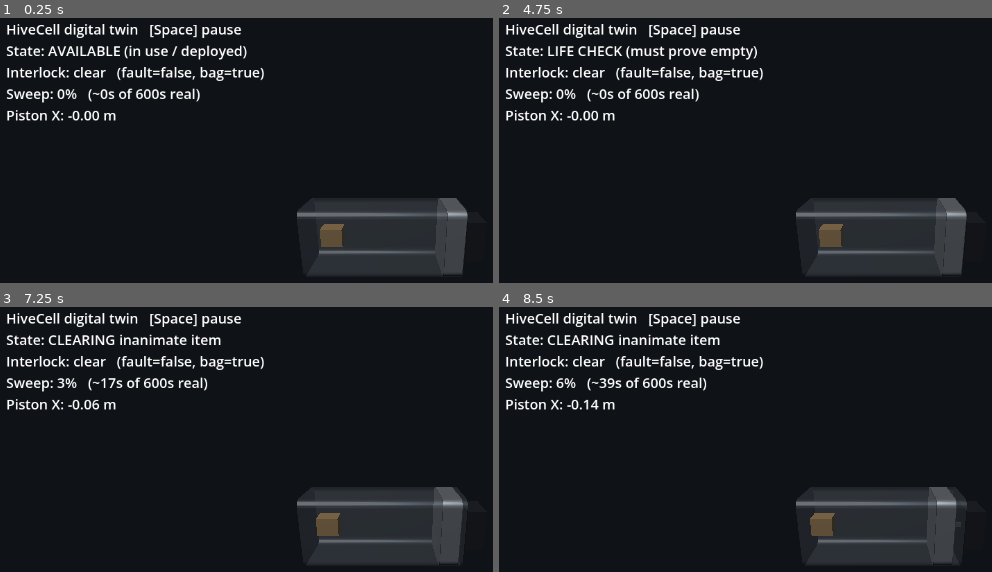
Above: before the commit, frames 1-4 (two rows, left to right).
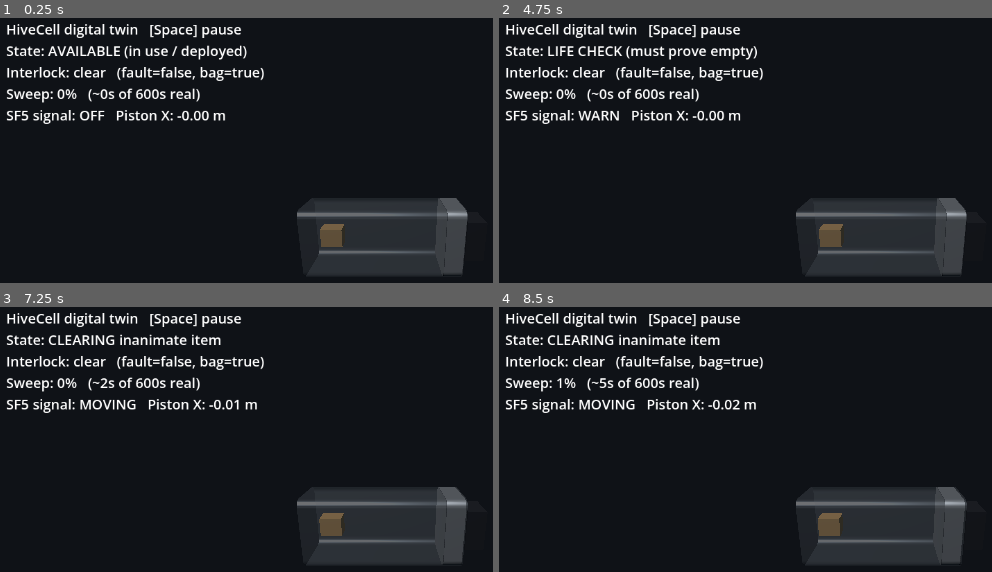
Above: after the commit, the same moments.

Repository: StrayEddy/HiveCell
Game: Godot game, scene res://main.tscn
The game is run twice, just before and just after one commit, with the same random seed, the same clock (stepped at 60 frames per second) and the same inputs. This scene is started directly instead of the project's main scene.
Inputs:
- Up to frame 1 (0.25 s): no input
- Up to frame 2 (4.75 s): tap Enter at 0.5, 2, 3.5 s; tap Space at 0.77, 1.25, 1.52, 2.75, 3.02, 3.77, 4.25, 4.52 s
- Up to frame 3 (7.25 s): tap Space at 6.02, 6.77 s
- Up to frame 4 (8.5 s): tap Space at 7.52 s

The runs differ from the first frame. In frame 1, 1.0% of the frame differs, in the area x 1-46%, y 34-40%; in frame 2, 1.0%; in frame 3, 1.9%; in frame 4, 2.3%, in the area x 1-95%, y 26-98%.

Commit message:
SF5: soft motion profile + signalling, modelled in the twin
Spec + model the last untouched safety function (defense-in-depth):
- soft_profile.gd: SF5 velocity profile -- soft-start, cruise, soft-stop, and a
  speed-limited FINAL APPROACH near the flush/mouth end (eases the mouth-lip
  pinch H8). Pure + headless-testable; time-scaled so the sweep still takes the
  requested duration whatever the shape.
- safety_interlock.gd: CLEARING and REDEPLOY now advance through the soft profile
  instead of linearly; adds signal_level() (OFF/WARN/MOVING) for SF5 signalling.
- physics_demo.gd / digital_twin.gd: render a warning beacon (green idle, amber
  warn, red blinking while moving) + HUD signal line.
- tests/test_soft_profile.gd: checks shape (start/stop < cruise, approach
  speed-limited), monotonicity, completion, timing. run_selftest.sh now runs all
  tests/*.gd (both gate every push).

Docs: SF5 -> [sim] in SAFETY.md (+ implementation note; H5/H8 further eased) and
the README status table.

Co-Authored-By: Claude Opus 4.8 <noreply@anthropic.com>

Diff:
--- a/godot/digital_twin.gd
+++ b/godot/digital_twin.gd
@@ -202,8 +202,9 @@
 		SafetyInterlock.State.BLOCKED_OCCUPIED: "BLOCKED: life detected -> alert human",
 	}
 	var verdict := ("OCCUPIED" if il.life_present() else "clear")
+	var sig = ["OFF", "WARN", "MOVING"][il.signal_level()]
 	var real_elapsed := int(round(progress * retract_real))
-	label.text = "HiveCell digital twin   [Space] pause\nState: %s\nInterlock: %s   (fault=%s, bag=%s)\nSweep: %d%%   (~%ds of %ds real)\nPiston X: %+.2f m" % [
+	label.text = "HiveCell digital twin   [Space] pause\nState: %s\nInterlock: %s   (fault=%s, bag=%s)\nSweep: %d%%   (~%ds of %ds real)\nSF5 signal: %s   Piston X: %+.2f m" % [
 		names[il.state], verdict, str(sensor_fault), str(bag_present),
-		int(round(progress * 100.0)), real_elapsed, int(retract_real), piston.position.x
+		int(round(progress * 100.0)), real_elapsed, int(retract_real), sig, piston.position.x
 	]
--- a/godot/physics_demo.gd
+++ b/godot/physics_demo.gd
@@ -32,6 +32,8 @@
 var person: Node3D = null
 var title_label: Label
 var status_label: Label
+var beacon: MeshInstance3D            ## SF5 signalling light
+var beacon_mat: StandardMaterial3D
 
 var scenarios := [
 	{"title": "1 · EMPTY POD — no one, nothing inside", "things": 0,  "person": false, "intrude": false},
@@ -154,6 +156,18 @@
 	_static_box(Vector3(3.2, 0.2, 2.6), Vector3(mouth_x - 1.4, floor_y - 0.5, 0.0),
 		_mat(Color(0.16, 0.17, 0.20)))
 
+	# SF5 signalling beacon above the mouth: warns before + during motion.
+	var bm := SphereMesh.new()
+	bm.radius = 0.12
+	bm.height = 0.24
+	beacon = MeshInstance3D.new()
+	beacon.mesh = bm
+	beacon_mat = StandardMaterial3D.new()
+	beacon_mat.emission_enabled = true
+	beacon.material_override = beacon_mat
+	beacon.position = Vector3(mouth_x - 0.25, 0.95, 0.0)
+	add_child(beacon)
+
 	# Lights + environment.
 	var sun := DirectionalLight3D.new()
 	sun.rotation_degrees = Vector3(-62, -28, 0)
@@ -334,10 +348,29 @@
 	if il.state == SafetyInterlock.State.CLEARING or il.state == SafetyInterlock.State.REDEPLOY:
 		saw_motion = true
 	_place_piston()
+	_update_beacon()
 	_update_hud()
 
 	if _scenario_done() and scn_time > 2.0:
 		_start_scenario((scn + 1) % scenarios.size())
+
+
+func _update_beacon() -> void:
+	# SF5: green idle, amber warning (about to move / blocked), red while moving.
+	var lvl := il.signal_level()
+	var col := Color(0.2, 0.6, 0.25)
+	var rate := 0.0
+	if lvl == SafetyInterlock.SignalLevel.WARN:
+		col = Color(1.0, 0.7, 0.1); rate = 2.5
+	elif lvl == SafetyInterlock.SignalLevel.MOVING:
+		col = Color(1.0, 0.3, 0.1); rate = 7.0
+	var energy := 0.35
+	if rate > 0.0:
+		var t := Time.get_ticks_msec() / 1000.0
+		energy = 0.6 + 2.4 * (0.5 + 0.5 * sin(t * rate * TAU))   # blink
+	beacon_mat.albedo_color = col
+	beacon_mat.emission = col
+	beacon_mat.emission_energy_multiplier = energy
 
 
 func _update_hud() -> void:
@@ -355,7 +388,8 @@
 	title_label.add_theme_color_override("font_color",
 		Color(1, 0.5, 0.45) if (life or over) else Color(0.6, 1, 0.7))
 	var force_note := "  !! OVER LIMIT -> STOP & REVERSE" if over else ""
-	status_label.text = "Interlock: %s\nSF1 life: %s    Sweep: %d%%\nSF2 force: %d N / %d N cap%s" % [
+	var sig = ["OFF", "WARN", "MOVING"][il.signal_level()]
+	status_label.text = "Interlock: %s\nSF1 life: %s    Sweep: %d%%\nSF2 force: %d N / %d N cap%s\nSF5 signal: %s" % [
 		names[il.state], ("DETECTED" if life else "clear"), int(round(il.progress * 100.0)),
-		int(round(drive_load)), int(SAFE_CONTACT_N), force_note
+		int(round(drive_load)), int(SAFE_CONTACT_N), force_note, sig
 	]
--- a/godot/safety_interlock.gd
+++ b/godot/safety_interlock.gd
@@ -11,6 +11,9 @@
 ## back to the safe deployed position.
 
 enum State { AVAILABLE, LIFE_CHECK, CLEARING, CLEARED_HOLD, REDEPLOY, BLOCKED_OCCUPIED }
+enum SignalLevel { OFF, WARN, MOVING }   # SF5 signalling: what the warning light/sound shows
+
+var profile := SoftProfile.new()    # SF5 soft velocity profile (shapes the sweep)
 
 # --- tuning ---
 var demo_seconds := 8.0
@@ -48,6 +51,17 @@
 	return state == State.CLEARING
 
 
+## SF5 signalling: what the warning light/sound should indicate right now.
+func signal_level() -> int:
+	match state:
+		State.LIFE_CHECK, State.BLOCKED_OCCUPIED:
+			return SignalLevel.WARN     # about to move, or holding + alerting a human
+		State.CLEARING, State.REDEPLOY:
+			return SignalLevel.MOVING
+		_:
+			return SignalLevel.OFF
+
+
 func step(delta: float) -> void:
 	t += delta
 	match state:
@@ -76,7 +90,7 @@
 				reverse_from = progress
 				_goto(State.REDEPLOY)
 			else:
-				progress = clampf(t / demo_seconds, 0.0, 1.0)
+				progress = profile.advance(progress, delta, demo_seconds)  # SF5 soft
 				if progress >= 1.0:
 					bag_present = false
 					_goto(State.CLEARED_HOLD)
@@ -88,8 +102,13 @@
 		State.REDEPLOY:
 			# Reverse to the safe deployed position from wherever the sweep was.
 			# Allowed even with life present (moving AWAY is the safe direction).
-			progress = clampf(reverse_from - t / demo_seconds, 0.0, 1.0)
-			if progress <= 0.0:
+			# Soft profile applied along the reverse stroke (SF5).
+			var span := maxf(reverse_from, 0.0001)
+			var r := (reverse_from - progress) / span   # 0..1 along the reverse
+			r = profile.advance(r, delta, demo_seconds)
+			progress = clampf(reverse_from * (1.0 - r), 0.0, 1.0)
+			if progress <= 0.001:
+				progress = 0.0
 				_goto(State.AVAILABLE)
 		State.BLOCKED_OCCUPIED:
 			# Hold still, alert a human. Re-verify only once it reads clear again.
--- /dev/null
+++ b/godot/soft_profile.gd
@@ -0,0 +1,50 @@
+extends RefCounted
+class_name SoftProfile
+## SF5 soft motion profile (defense-in-depth, never a primary safeguard).
+## Shapes the sweep velocity instead of moving at a constant rate:
+##   soft-start (accel-limited) -> cruise -> soft-stop, PLUS a REDUCED FINAL-APPROACH
+## speed in the last stretch near the flush/mouth end. The reduced approach lowers
+## contact energy exactly where the mouth-lip pinch (H8) lives, if SF1/SF2 have
+## already failed. Pure + headless-testable; no scene dependency.
+
+var accel_frac := 0.15      # fraction of travel spent ramping up from rest
+var decel_frac := 0.15      # fraction ramping back down to rest at the end
+var approach_frac := 0.25   # final fraction held at the reduced approach speed
+var approach_ratio := 0.35  # reduced-approach speed as a fraction of cruise
+var v_min := 0.05           # floor so motion always completes (never a hard stall)
+
+var _integral_cache := -1.0
+
+
+## Normalized velocity (cruise = 1.0) at fractional position p in [0,1].
+func velocity(p: float) -> float:
+	p = clampf(p, 0.0, 1.0)
+	var v := 1.0
+	if accel_frac > 0.0 and p < accel_frac:
+		v = minf(v, smoothstep(0.0, 1.0, p / accel_frac))           # soft start 0->1
+	if decel_frac > 0.0 and p > 1.0 - decel_frac:
+		v = minf(v, smoothstep(0.0, 1.0, (1.0 - p) / decel_frac))   # soft stop ->0
+	if approach_frac > 0.0 and p > 1.0 - approach_frac:
+		v = minf(v, approach_ratio)                                 # reduced approach
+	return maxf(v, v_min)
+
+
+# Integral of dp/velocity over [0,1]; scales advance() so the whole sweep still
+# takes ~`duration` regardless of the shape.
+func _integral() -> float:
+	if _integral_cache >= 0.0:
+		return _integral_cache
+	var acc := 0.0
+	var n := 400
+	for i in n:
+		var p := (float(i) + 0.5) / float(n)
+		acc += (1.0 / velocity(p)) / float(n)
+	_integral_cache = acc
+	return _integral_cache
+
+
+## Advance a 0..1 position by dt so the whole 0->1 sweep takes ~`duration` seconds,
+## following the shaped velocity.
+func advance(p: float, dt: float, duration: float) -> float:
+	var k := _integral() / maxf(duration, 0.0001)   # cruise-speed scale
+	return clampf(p + velocity(p) * k * dt, 0.0, 1.0)
--- /dev/null
+++ b/godot/tests/test_soft_profile.gd
@@ -0,0 +1,60 @@
+extends SceneTree
+## Headless self-test for the SF5 soft motion profile (soft_profile.gd).
+## Run:  Godot --headless --path godot --script res://tests/test_soft_profile.gd
+## Exits 0 on pass, 1 on any failure.
+##
+## Checks the SHAPE holds: soft-start and soft-stop are slower than cruise, the
+## final approach is speed-limited, motion is monotonic and completes, and the
+## whole sweep still takes ~the requested duration.
+
+const Profile := preload("res://soft_profile.gd")
+const DT := 1.0 / 60.0
+
+var failures := 0
+
+
+func _check(cond: bool, msg: String) -> void:
+	if not cond:
+		failures += 1
+		push_error("FAIL: " + msg)
+		print("  FAIL: ", msg)
+
+
+func _initialize() -> void:
+	print("== HiveCell soft-profile self-test ==")
+	var sp = Profile.new()
+
+	# Shape: start & stop slower than cruise; approach speed-limited.
+	var v_start: float = sp.velocity(0.02)
+	var v_cruise: float = sp.velocity(0.5)
+	var v_approach: float = sp.velocity(1.0 - sp.approach_frac * 0.5)
+	var v_end: float = sp.velocity(0.999)
+	_check(v_cruise > 0.95, "cruise velocity should be ~1.0 (got %.2f)" % v_cruise)
+	_check(v_start < v_cruise, "soft-start should be slower than cruise (%.2f vs %.2f)" % [v_start, v_cruise])
+	_check(v_approach <= sp.approach_ratio + 1e-6,
+		"final approach should be <= approach_ratio (%.2f vs %.2f)" % [v_approach, sp.approach_ratio])
+	_check(v_approach < v_cruise, "approach should be slower than cruise")
+	_check(v_end < v_approach + 1e-6, "soft-stop should be slowest near the end (%.2f)" % v_end)
+
+	# Monotonic + completes, and total time ~ duration.
+	var duration := 4.0
+	var p := 0.0
+	var elapsed := 0.0
+	var last := -1.0
+	var steps := 0
+	while p < 1.0 and steps < 100000:
+		last = p
+		p = sp.advance(p, DT, duration)
+		_check(p >= last - 1e-9, "progress must be monotonic non-decreasing")
+		elapsed += DT
+		steps += 1
+	_check(p >= 1.0, "sweep must complete (reached %.3f)" % p)
+	_check(absf(elapsed - duration) < 0.5 * duration,
+		"total time ~ duration (got %.2fs for %.2fs target)" % [elapsed, duration])
+
+	if failures == 0:
+		print("PASS: soft profile shape, monotonicity, completion, and timing hold.")
+		quit(0)
+	else:
+		print("FAILED: %d assertion(s)." % failures)
+		quit(1)
Not shown, added: godot/soft_profile.gd.uid
Not shown, added: godot/tests/test_soft_profile.gd.uid
Not shown, changed: README.md
Not shown, changed: docs/SAFETY.md
Not shown, changed: scripts/run_selftest.sh
